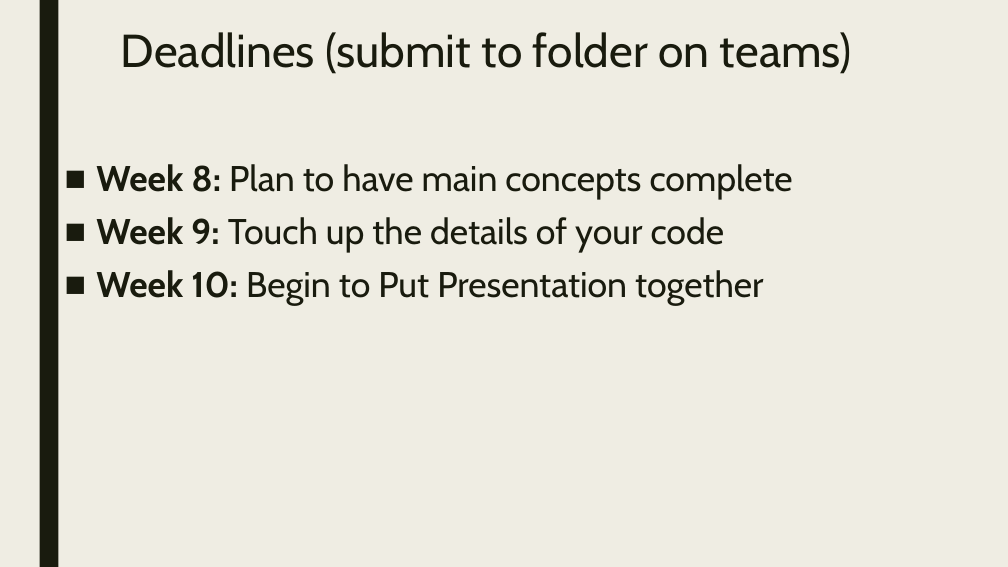
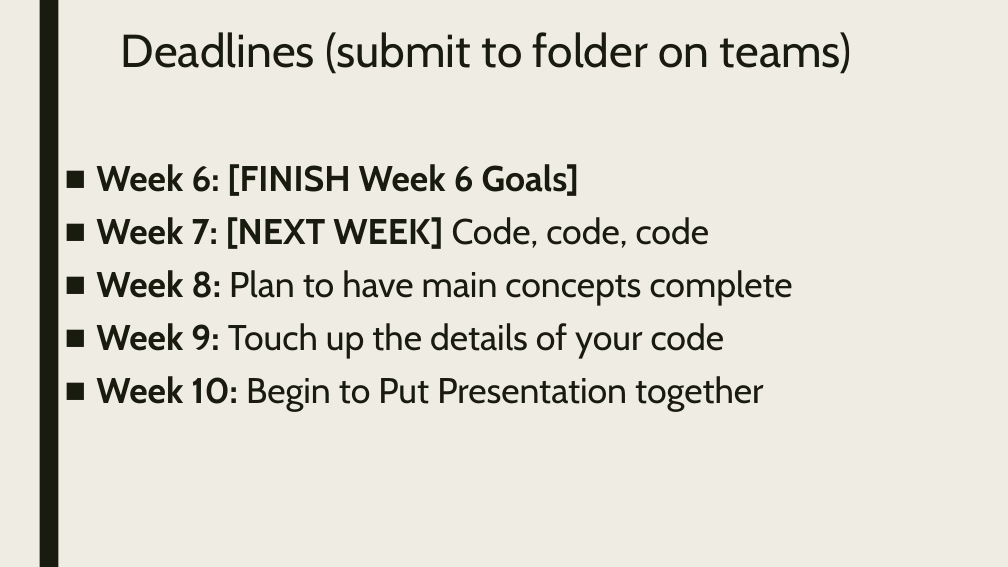
Before and after one commit to codecuddy/math_analysis, a slide deck: slide 4 of 2nd Semester/MathAnalysis_Day_069 Summative Conversation, Continue Project (Day 19).pptx. Drawn at 1008x567 pixels with LibreOffice and Linux fonts; fonts in the diff are those of the drawing. Boxes give left, top, right and bottom in pixels: in the first picture for what was removed or moved away, otherwise in the second. Text is boxed around its words. In the diff, an @@ line names an element or a change of style, - is before the commit and + after.

```diff
--- a/2nd Semester/MathAnalysis_Day_069 Summative Conversation, Continue Project (Day 19).pptx
+++ b/2nd Semester/MathAnalysis_Day_069 Summative Conversation, Continue Project (Day 19).pptx
@@ text at bbox=[96, 164, 710, 249]: paragraphs added @@
+■ Week 6: [FINISH Week 6 Goals]
+■ Week 7: [NEXT WEEK] Code, code, code
```
Also in this commit, not shown: 1 other slide changed, 2 other files.
